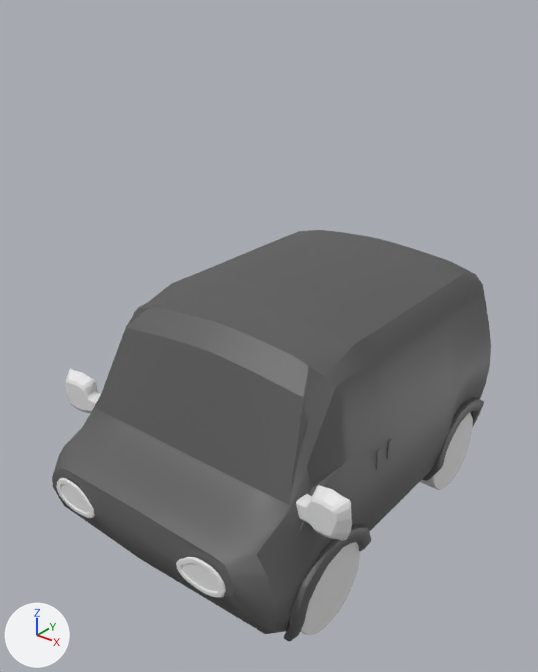
The Blender file Assets/Blender/van.blend: old version first, new version second.
One viewpoint serves both versions: a 50 mm lens placed at (1.0, -1.66, 2.21), pointed at (-0.72, 0.48, 0.88). The axes (+X, +Y, +Z) are drawn at lower left. The lights are the same throughout.

Objects in the first picture: 'front wheels', 'headlights', 'rear wheels', 'van body', 'van body.001', 'van body.002', 'wing mirrors'.
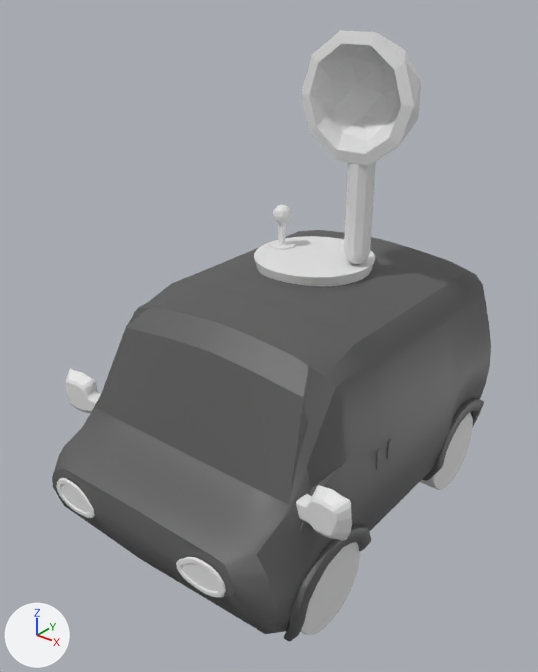
Edits to the bpy script that builds the scene:
```text
Add me_circle_004:
    me_circle_004.from_pydata(...)  # 106 vertices, 112 faces; spans x -0.7..0.7, y -0.73..0.73, z 0.14..3.3
Add me_circle_003:
    me_circle_003.from_pydata(...)  # 128 vertices, 96 faces; spans x -1.0..1.0, y -1.0..1.0, z 0.0..0.14
Add me_icosphere_001:
    me_icosphere_001.from_pydata(...)  # 62 vertices, 90 faces; spans x -3.54..0.07, y -0.99..1.01, z -0.65..0.35
Add me_circle:
    me_circle.from_pydata(...)  # 64 vertices, 62 faces; spans x -1.06..1.06, y -1.06..1.06, z 0.0..0.27
Add ob_circle_004:
    ob_circle_004 = bpy.data.objects.new('Circle.004', me_circle_004)
    ob_circle_004.location = (-0.92, 0.825, 1.133)
    ob_circle_004.scale = (0.0562, 0.0562, 0.0562)
Add ob_circle_003:
    ob_circle_003 = bpy.data.objects.new('Circle.003', me_circle_003)
    ob_circle_003.location = (-0.92, 0.825, 1.133)
    ob_circle_003.scale = (0.0562, 0.0562, 0.0562)
Add ob_icosphere_001:
    ob_icosphere_001 = bpy.data.objects.new('Icosphere.001', me_icosphere_001)
    ob_icosphere_001.location = (-0.553, 0.869, 1.151)
    ob_icosphere_001.rotation_euler = (-4.712, 1.571, 0.0)  # degrees (-270, 90, 0)
    ob_icosphere_001.scale = (0.247, 0.247, 0.247)
    _m = ob_icosphere_001.modifiers.new('Solidify', 'SOLIDIFY')
    _m.thickness = 0.19
Add ob_circle_002:
    ob_circle_002 = bpy.data.objects.new('Circle.002', me_circle)
    ob_circle_002.location = (-0.734, 0.81, 1.069)
    ob_circle_002.scale = (0.243, 0.243, 0.243)
```

Pixel boxes (x1, y1, x2, y2) of what changed, in the pictures (538 x 672 px):
'Icosphere.001', added: after (301, 30, 421, 264)
'Circle.002', added: after (254, 236, 375, 287)
'Circle.004', added: after (273, 205, 291, 245)
'Circle.003', added: after (269, 240, 295, 250)
